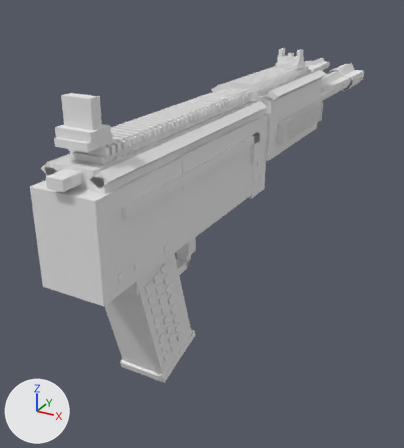
The OBJ model src/main/resources/assets/mareeletrica/models/block/armory21_saiga12_forge_view.obj: old version first, new version second.
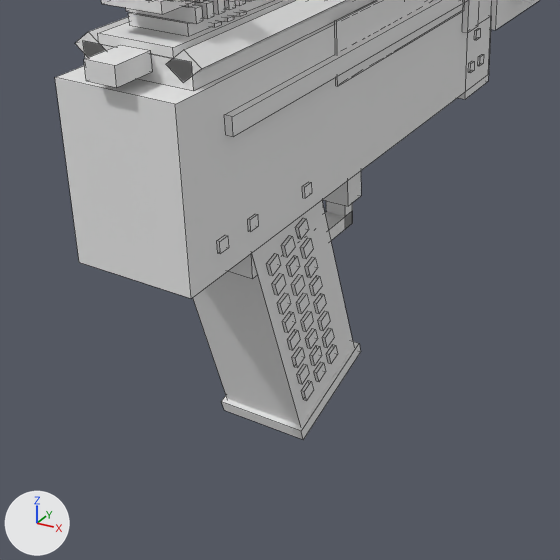
Old and new are each drawn whole from a 50 mm camera at (1.328, -1.837, 1.045) aimed at (0.322, -0.007, 0.13) and again close up on the part from 0% to 75% of the width and 32% to 100% of the height. The lights are fixed; the arrows at lower left show +X, +Y and +Z. The first two pictures are the older version. The close-ups show mesh edges as thin lines. Where no turn or scale is listed for an object, it has been applied to the vertices. Vertices at exactly the same position are counted once.

The scene before the commit, as lines of its bpy script (objects in view):
```python
me_armory21_saiga12_forge_view = bpy.data.meshes.new('armory21_saiga12_forge_view')
me_armory21_saiga12_forge_view.from_pydata(...)  # 2330 vertices, 1776 faces; spans x 0.36..0.64, y -0.99..1.41, z -0.07..0.81
# faces by material slot: [102, 48, 102, 570, 288, 660, 6]
me_armory21_saiga12_forge_view.materials.append(mat_dark)  # its picture is missing
me_armory21_saiga12_forge_view.materials.append(mat_engrave)  # its picture is missing
me_armory21_saiga12_forge_view.materials.append(mat_polish)  # its picture is missing
me_armory21_saiga12_forge_view.materials.append(mat_poly)  # its picture is missing
me_armory21_saiga12_forge_view.materials.append(mat_rubber)  # its picture is missing
me_armory21_saiga12_forge_view.materials.append(mat_steel)  # its picture is missing
me_armory21_saiga12_forge_view.materials.append(mat_white)  # its picture is missing
ob_armory21_saiga12_forge_view = bpy.data.objects.new('armory21_saiga12_forge_view', me_armory21_saiga12_forge_view)
ob_armory21_saiga12_forge_view.location = (0.0, 0.0, 0.0)
```
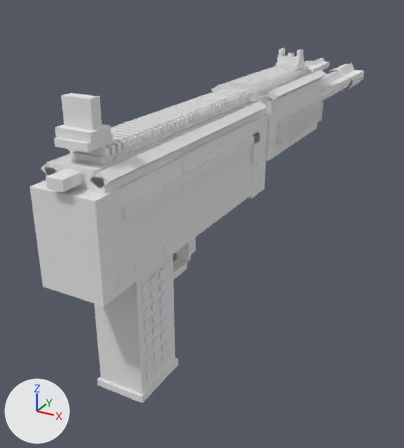
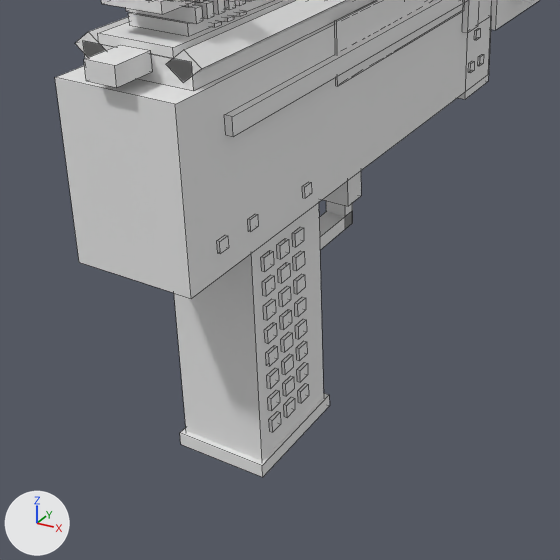
The change in detail:
me_armory21_saiga12_forge_view is used by ob_armory21_saiga12_forge_view; location (0.0, 0.0, 0.0).
me_armory21_saiga12_forge_view had 2330 vertices, 1776 faces and spanned x 0.36..0.64, y -0.99..1.41, z -0.07..0.81.
me_armory21_saiga12_forge_view now has 2322 vertices, 1770 faces and spans x 0.36..0.64, y -0.99..1.41, z -0.05..0.81.
me_armory21_saiga12_forge_view part 1: a new loose piece, a box spanning x 0.43..0.57, y -0.81..-0.63, z -0.04..0.35, in mat_poly (its picture is missing).
me_armory21_saiga12_forge_view part 2: the loose piece of 8 vertices spanning x 0.42..0.58, y -0.71..-0.52, z -0.07..0.01 is turned -16 degrees about the x axis through its middle, then moved by (0.0, -0.11, -0.02).
me_armory21_saiga12_forge_view part 3: the loose piece of 8 vertices spanning x 0.57..0.58, y -0.7..-0.67, z 0.0..0.03 is moved by (0.0, -0.09, 0.0).
me_armory21_saiga12_forge_view part 4: the loose piece of 8 vertices spanning x 0.57..0.58, y -0.72..-0.7, z 0.08..0.11 is moved by (0.0, -0.07, -0.03).
me_armory21_saiga12_forge_view part 5: the loose piece of 8 vertices spanning x 0.57..0.58, y -0.76..-0.73, z 0.2..0.22 is moved by (0.0, -0.04, -0.11).
me_armory21_saiga12_forge_view part 6: the loose piece of 8 vertices spanning x 0.57..0.58, y -0.77..-0.74, z 0.24..0.26 is moved by (0.0, -0.03, -0.11).
me_armory21_saiga12_forge_view part 7: the loose piece of 8 vertices spanning x 0.57..0.58, y -0.78..-0.75, z 0.28..0.3 is moved by (0.0, -0.02, -0.11).
me_armory21_saiga12_forge_view part 8: the loose piece of 8 vertices spanning x 0.57..0.58, y -0.68..-0.65, z 0.22..0.25 is moved by (0.0, -0.12, -0.01).
me_armory21_saiga12_forge_view part 9: the loose piece of 8 vertices spanning x 0.57..0.58, y -0.69..-0.66, z 0.26..0.29 is moved by (0.0, -0.1, -0.01).
me_armory21_saiga12_forge_view part 10: the loose piece of 8 vertices spanning x 0.57..0.58, y -0.7..-0.67, z 0.3..0.33 is moved by (0.0, -0.09, -0.01).
me_armory21_saiga12_forge_view part 11: the loose piece of 8 vertices spanning x 0.57..0.58, y -0.66..-0.64, z 0.01..0.04 is moved by (0.0, -0.09, -0.01).
me_armory21_saiga12_forge_view part 12: the loose piece of 8 vertices spanning x 0.57..0.58, y -0.67..-0.65, z 0.05..0.08 is moved by (0.0, -0.08, -0.01).
me_armory21_saiga12_forge_view part 13: the loose piece of 8 vertices spanning x 0.57..0.58, y -0.65..-0.62, z 0.1..0.13 is moved by (0.0, -0.11, -0.02).
me_armory21_saiga12_forge_view part 14: the loose piece of 8 vertices spanning x 0.57..0.58, y -0.66..-0.63, z 0.14..0.17 is moved by (0.0, -0.1, -0.01).
me_armory21_saiga12_forge_view part 15: the loose piece of 8 vertices spanning x 0.57..0.58, y -0.67..-0.64, z 0.18..0.21 is moved by (0.0, -0.09, 0.03).
me_armory21_saiga12_forge_view part 16: the loose piece of 8 vertices spanning x 0.57..0.58, y -0.62..-0.6, z 0.02..0.05 is moved by (0.0, -0.09, -0.02).
me_armory21_saiga12_forge_view part 17: the loose piece of 8 vertices spanning x 0.57..0.58, y -0.64..-0.61, z 0.06..0.09 is deleted.
me_armory21_saiga12_forge_view part 18: 20 vertices moved from x 0.42..0.58, y -0.73..-0.7, z 0.04..0.24 to x 0.42..0.58, y -0.73..-0.69, z 0.05..0.23; 88 vertices removed from x 0.42..0.58, y -0.83..-0.53, z -0.05..0.43; 88 vertices added at x 0.42..0.58, y -0.75..-0.69, z 0.09..0.31.
Other edits to the shape of me_armory21_saiga12_forge_view do not show in these pictures.

Boxes [x1, y1, x2, y2] around the edits, measured in the close-ups (560 x 560 px; the box of a moved part takes in the faces that stretch with it):
'armory21_saiga12_forge_view', reshaped
    before: [55, 0, 539, 440]
    after: [55, 0, 539, 477]
part 1 of me_armory21_saiga12_forge_view, added
    after: [174, 203, 323, 461]
part 2 of me_armory21_saiga12_forge_view, moved or reshaped
    before: [221, 341, 361, 440]
    after: [180, 393, 329, 477]
part 3 of me_armory21_saiga12_forge_view, moved or reshaped
    before: [301, 380, 313, 401]
    after: [269, 411, 281, 432]
part 4 of me_armory21_saiga12_forge_view, moved or reshaped
    before: [292, 347, 305, 368]
    after: [268, 390, 280, 411]
part 5 of me_armory21_saiga12_forge_view, moved or reshaped
    before: [277, 293, 291, 314]
    after: [267, 368, 279, 389]
part 6 of me_armory21_saiga12_forge_view, moved or reshaped
    before: [272, 273, 286, 295]
    after: [266, 345, 278, 366]
part 7 of me_armory21_saiga12_forge_view, moved or reshaped
    before: [267, 254, 281, 276]
    after: [265, 322, 277, 343]
part 8 of me_armory21_saiga12_forge_view, moved or reshaped
    before: [305, 257, 318, 277]
    after: [263, 299, 276, 320]
part 9 of me_armory21_saiga12_forge_view, moved or reshaped
    before: [300, 238, 313, 258]
    after: [262, 275, 275, 296]
part 10 of me_armory21_saiga12_forge_view, moved or reshaped
    before: [295, 218, 309, 239]
    after: [261, 250, 274, 272]
part 11 of me_armory21_saiga12_forge_view, moved or reshaped
    before: [314, 362, 326, 382]
    after: [284, 397, 295, 417]
part 12 of me_armory21_saiga12_forge_view, moved or reshaped
    before: [310, 345, 322, 365]
    after: [283, 376, 294, 396]
part 13 of me_armory21_saiga12_forge_view, moved or reshaped
    before: [318, 311, 330, 331]
    after: [282, 354, 293, 375]
part 14 of me_armory21_saiga12_forge_view, moved or reshaped
    before: [314, 293, 326, 313]
    after: [281, 332, 293, 352]
part 15 of me_armory21_saiga12_forge_view, moved or reshaped
    before: [310, 275, 322, 296]
    after: [279, 286, 291, 307]
part 16 of me_armory21_saiga12_forge_view, moved or reshaped
    before: [326, 344, 338, 364]
    after: [298, 383, 309, 403]
part 17 of me_armory21_saiga12_forge_view, deleted
    before: [322, 328, 334, 347]
part 18 of me_armory21_saiga12_forge_view, moved or reshaped
    before: [193, 200, 354, 426]
    after: [277, 227, 308, 382]
